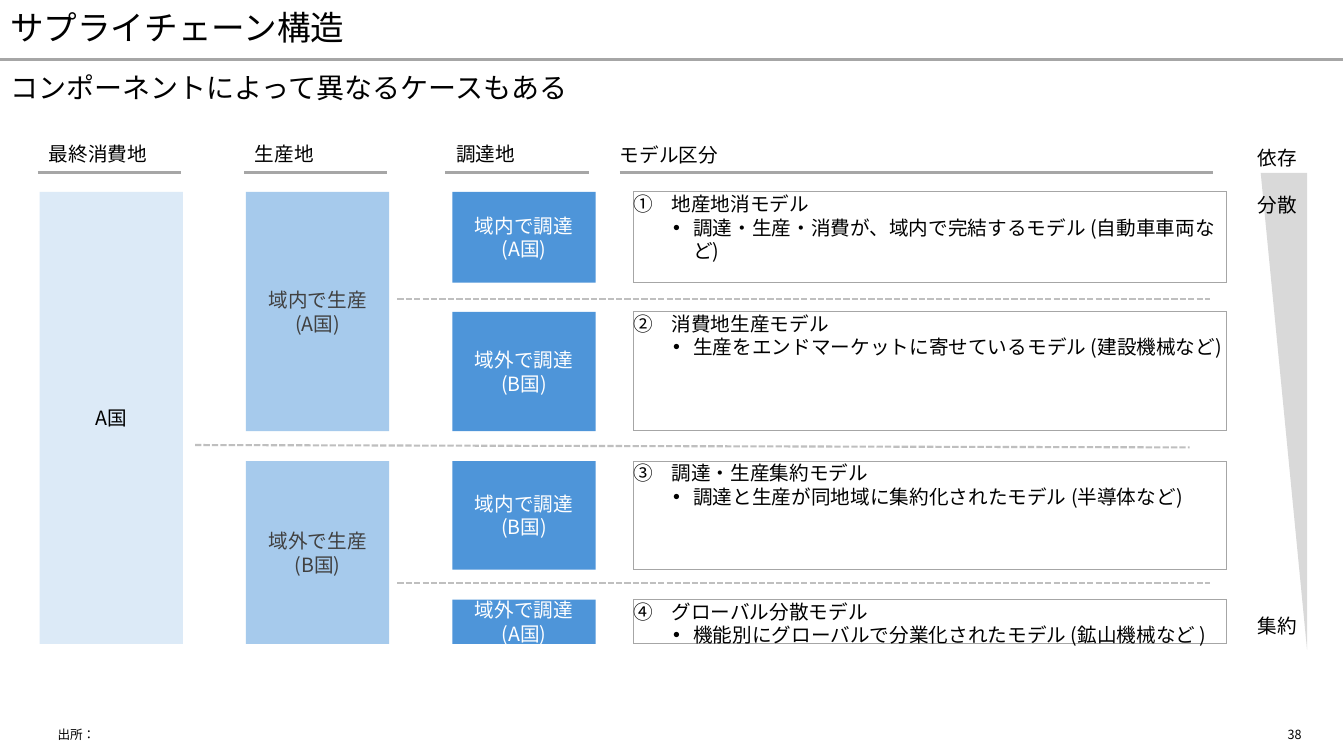
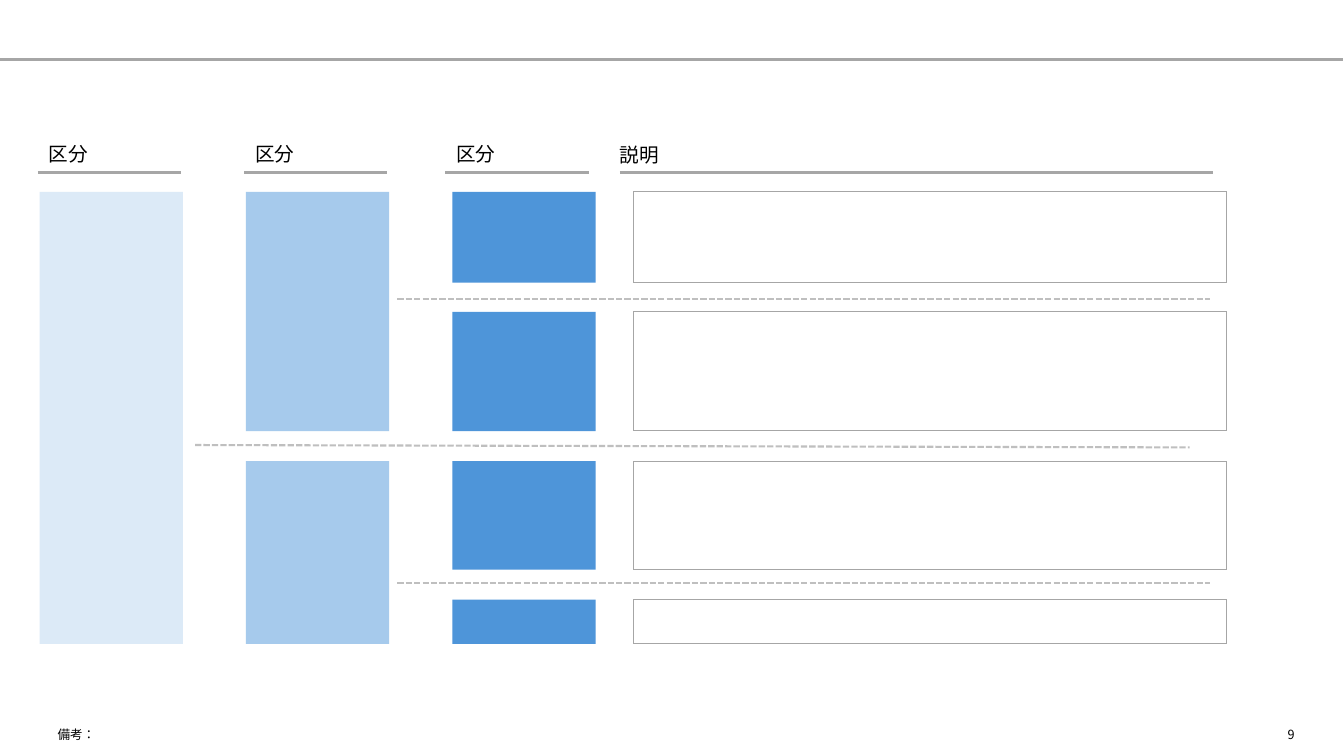
Before and after one commit to yuzucha16/dotfiles, a slide deck: slide 9 of office/Blank.potx (slide 38 before the commit). Drawn at 1344x756 pixels with LibreOffice and Linux fonts; fonts in the diff are those of the drawing. Boxes give left, top, right and bottom in pixels: in the first picture for what was removed or moved away, otherwise in the second. Text is boxed around its words. In the diff, an @@ line names an element or a change of style, - is before the commit and + after.

```diff
--- a/office/Blank.potx
+++ b/office/Blank.potx
@@ title removed at bbox=[10, 11, 344, 43] @@
-サプライチェーン構造
@@ text removed at bbox=[10, 74, 567, 100] @@
-コンポーネントによって異なるケースもある
@@ text at bbox=[49, 145, 88, 163]: text changed @@
-最終消費地
+区分
@@ text at bbox=[255, 145, 294, 163]: text changed @@
-生産地
+区分
@@ text at bbox=[456, 145, 495, 163]: text changed @@
-調達地
+区分
@@ text at bbox=[620, 145, 659, 164]: text changed @@
-モデル区分
+説明
@@ text removed at bbox=[1258, 148, 1297, 167] @@
-依存
@@ right triangle removed at bbox=[1261, 172, 1308, 649] @@
@@ text in rectangle at bbox=[672, 191, 1214, 262]: text removed @@
-1. 地産地消モデル
-• 調達・生産・消費が、域内で完結するモデル (自動車車両など)
@@ text removed at bbox=[1258, 195, 1297, 214] @@
-分散
@@ text in rectangle at bbox=[475, 216, 573, 260]: text removed @@
-域内で調達
-(A国)
@@ text in rectangle at bbox=[268, 290, 366, 335]: text removed @@
-域内で生産
-(A国)
@@ text in rectangle at bbox=[672, 311, 1222, 358]: text removed @@
-2. 消費地生産モデル
-• 生産をエンドマーケットに寄せているモデル (建設機械など)
@@ text in rectangle at bbox=[475, 350, 573, 395]: text removed @@
-域外で調達
-(B国)
@@ text in rectangle at bbox=[95, 409, 127, 427]: text removed @@
-A国
@@ text in rectangle at bbox=[672, 461, 1183, 508]: text removed @@
-3. 調達・生産集約モデル
-• 調達と生産が同地域に集約化されたモデル (半導体など)
@@ text in rectangle at bbox=[475, 494, 573, 538]: text removed @@
-域内で調達
-(B国)
@@ text in rectangle at bbox=[268, 531, 366, 576]: text removed @@
-域外で生産
-(B国)
@@ text in rectangle at bbox=[475, 597, 573, 647]: text removed @@
-域外で調達
-(A国)
@@ text in rectangle at bbox=[672, 599, 1195, 646]: text removed @@
-4. グローバル分散モデル
-• 機能別にグローバルで分業化されたモデル (鉱山機械など )
@@ text removed at bbox=[1258, 616, 1297, 635] @@
-集約
@@ text at bbox=[58, 728, 96, 740]: text changed @@
-出所：
+備考：
@@ page number at bbox=[1288, 729, 1295, 739]: text changed @@
-38
+9
```
Also in this commit, not shown: 2 other slides changed, 18 slides added, 48 slides removed, 2 other files.
